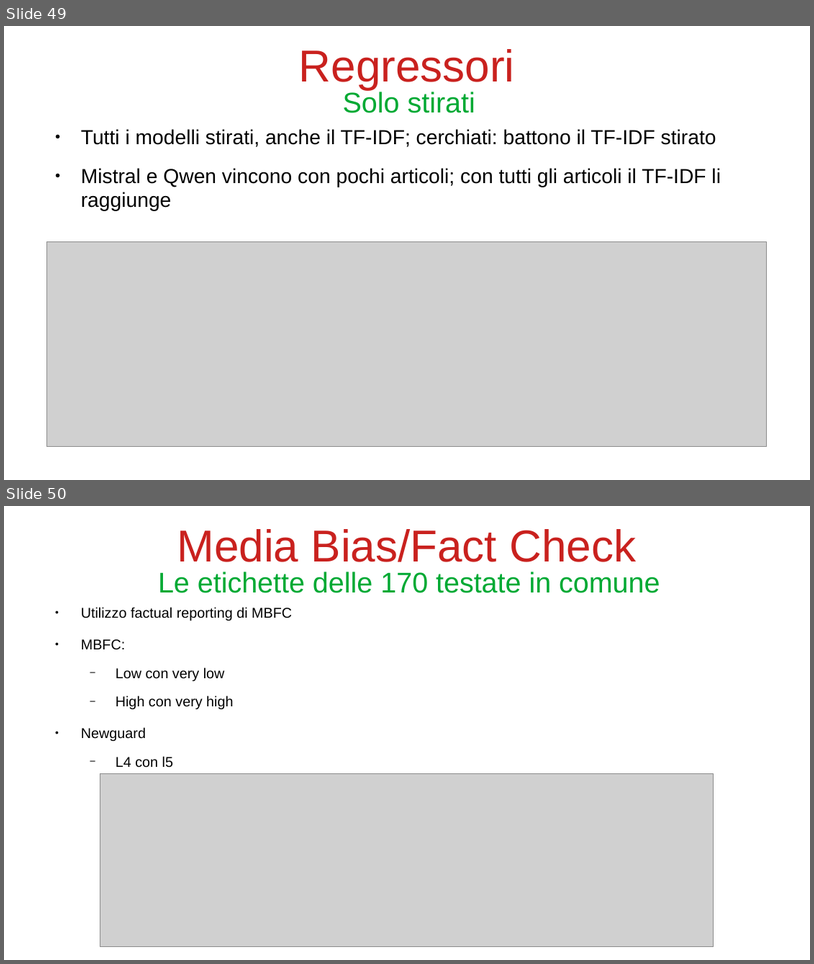
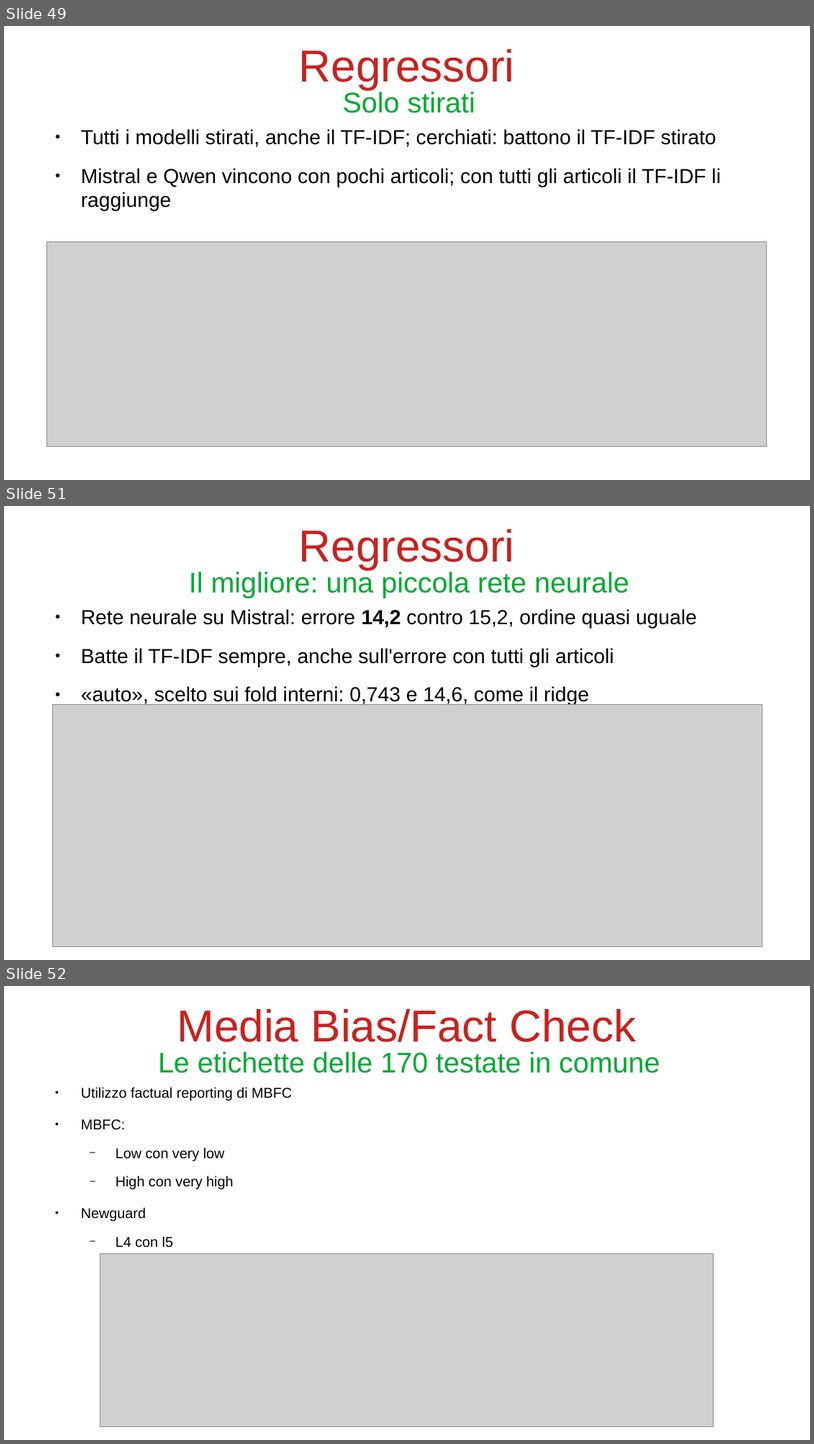
Before and after one commit to bianchi-john/PublisherClassification, a slide deck: Presentazioni/Stato finale/FinalState.odp. Shown one above the other, each under a label of ours: slides 49 and 50 before the commit, slides 49, 51 and 52 after it; the slides between them are not shown. The pictures are 814x964 and 814x1444 pixels, drawn with LibreOffice and Linux fonts; fonts in the diff are those of the drawing; grey boxes stand for pictures. Boxes give left, top, right and bottom in pixels: in the first picture for what was removed or moved away, otherwise in the second. Text is boxed around its words. In the diff, an @@ line names an element or a change of style, - is before the commit and + after.

```diff
--- a/Presentazioni/Stato finale/FinalState.odp
+++ b/Presentazioni/Stato finale/FinalState.odp
@@ slide 51 added at (x1=4, y1=506, x2=810, y2=960), background #FFFFFF @@
@@ title added at (x1=299, y1=529, x2=515, y2=569), 44 pt, text #C9211E @@
+Regressori
@@ title added at (x1=189, y1=570, x2=630, y2=598), 28 pt, text #00A933 @@
+Il migliore: una piccola rete neurale
@@ text added at (x1=81, y1=609, x2=697, y2=705), 20 pt, text #000000 @@
+● Rete neurale su Mistral: errore 14,2 contro 15,2, ordine quasi uguale
+● Batte il TF-IDF sempre, anche sull'errore con tutti gli articoli
+● «auto», scelto sui fold interni: 0,743 e 14,6, come il ridge
@@ picture added at (x1=52, y1=705, x2=762, y2=947) @@
@@ what was slide 50 is now slide 52 @@
```
Also in this commit, not shown: 1 other slide added, 22 other files.
